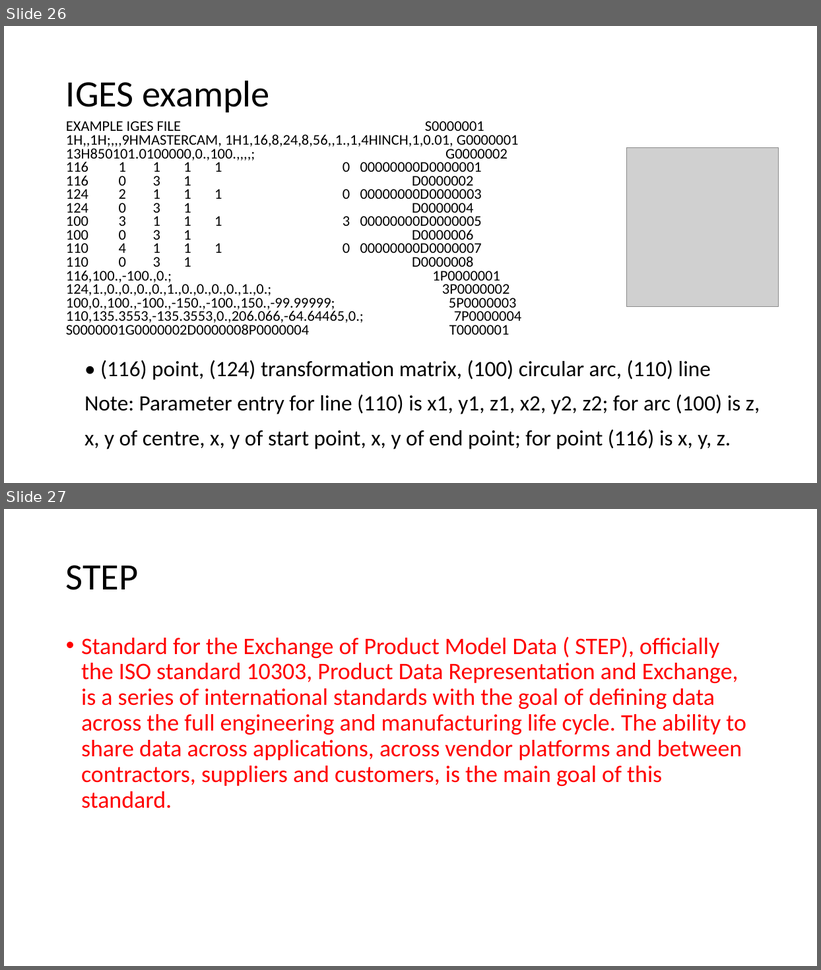
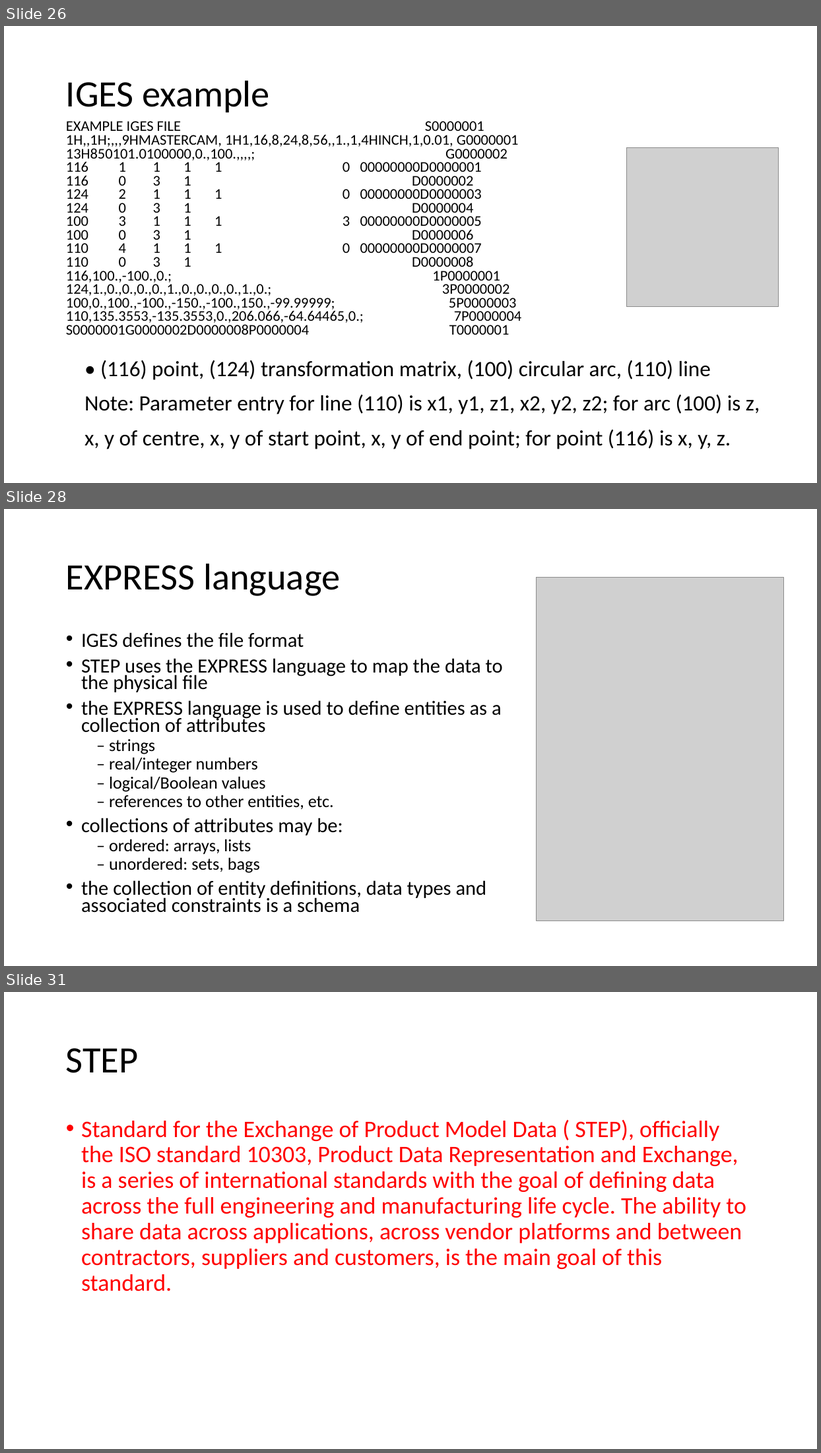
Before and after one commit to Jinny-Ching/cad_cam_course, a slide deck: CAD_CAM.pptx. Shown one above the other, each under a label of ours: slides 26 and 27 before the commit, slides 26, 28 and 31 after it; the slides between them are not shown. The pictures are 821x970 and 821x1453 pixels, drawn with LibreOffice and Linux fonts; fonts in the diff are those of the drawing; grey boxes stand for pictures. Boxes give left, top, right and bottom in pixels: in the first picture for what was removed or moved away, otherwise in the second. Text is boxed around its words. In the diff, an @@ line names an element or a change of style, - is before the commit and + after.

Commit message:
data format of STEP

```diff
--- a/CAD_CAM.pptx
+++ b/CAD_CAM.pptx
@@ slide 28 added at [4,509,817,966], background #FFFFFF @@
@@ title added at [66,563,340,596], 44 pt, text #000000 @@
+EXPRESS language
@@ picture added at [537,578,784,921] @@
@@ text added at [81,632,503,913], 23.8 pt, text #000000 @@
+• IGES defines the file format
+• STEP uses the EXPRESS language to map the data to the physical file
+• the EXPRESS language is used to define entities as a collection of attributes
+  – strings
+  – real/integer numbers
+  – logical/Boolean values
+  – references to other entities, etc.
+• collections of attributes may be:
+  – ordered: arrays, lists
+  – unordered: sets, bags
+• the collection of entity definitions, data types and associated constraints is a schema
@@ what was slide 27 is now slide 31 @@
```
Also in this commit, not shown: 1 slide changed, 4 other slides added.
